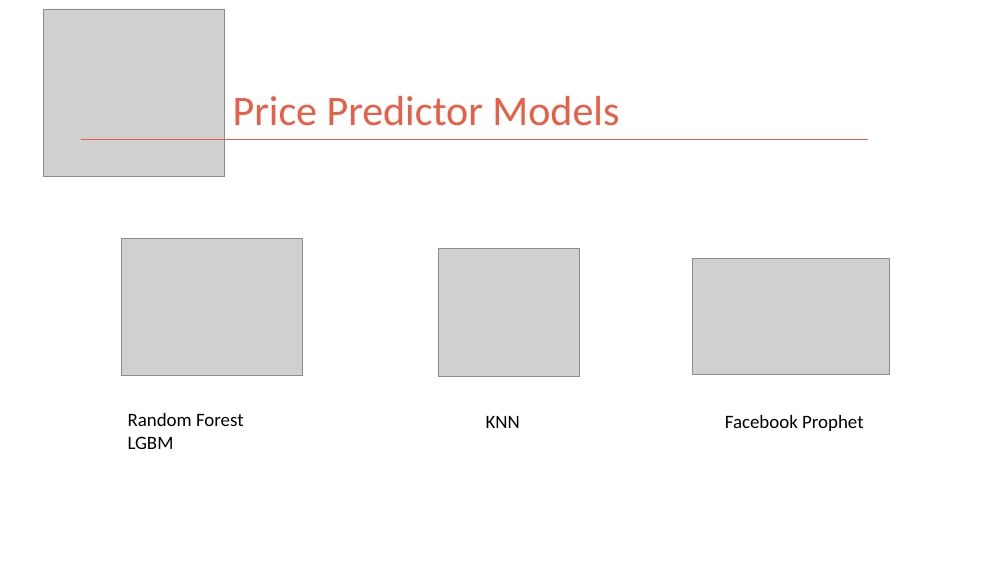
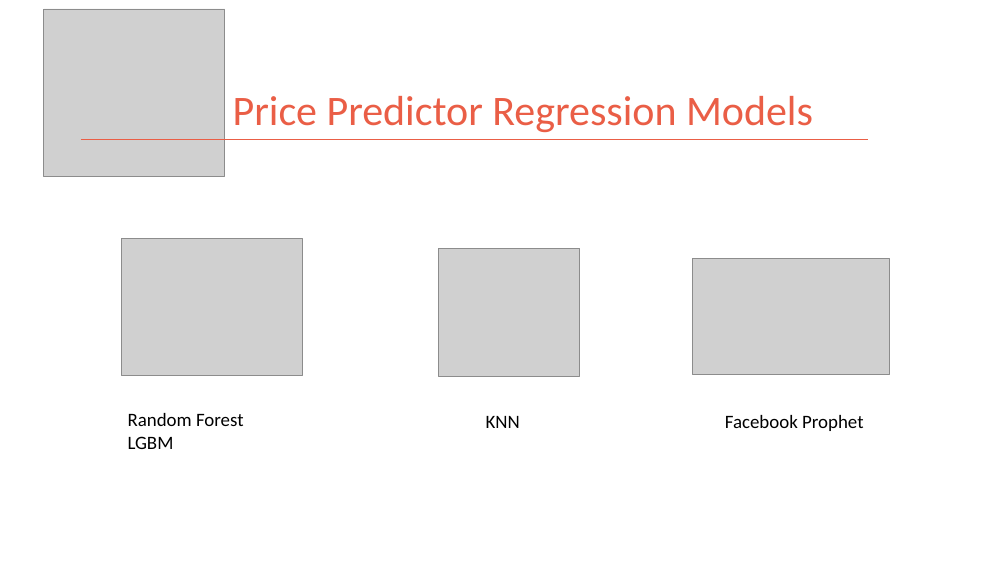
Before and after one commit to kman4/AirbnbPredictions, a slide deck: slide 1 of Airbnb Price Predictions (Model).pptx. Drawn at 1008x567 pixels with LibreOffice and Linux fonts; fonts in the diff are those of the drawing; grey boxes stand for pictures. Boxes give left, top, right and bottom in pixels: in the first picture for what was removed or moved away, otherwise in the second. Text is boxed around its words. In the diff, an @@ line names an element or a change of style, - is before the commit and + after.

```diff
--- a/Airbnb Price Predictions (Model).pptx
+++ b/Airbnb Price Predictions (Model).pptx
@@ title at [233,96,813,132]: text changed @@
-Price Predictor Models
+Price Predictor Regression Models
```
Also in this commit, not shown: 3 other slides changed, 1 slide added.
